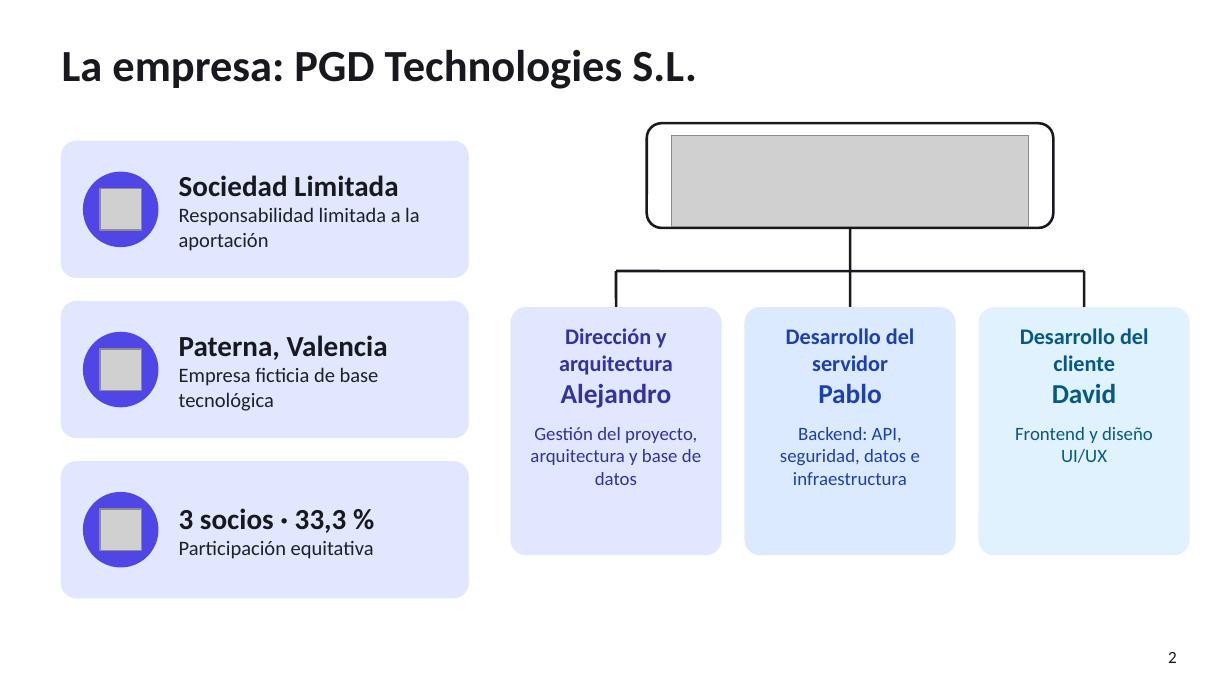
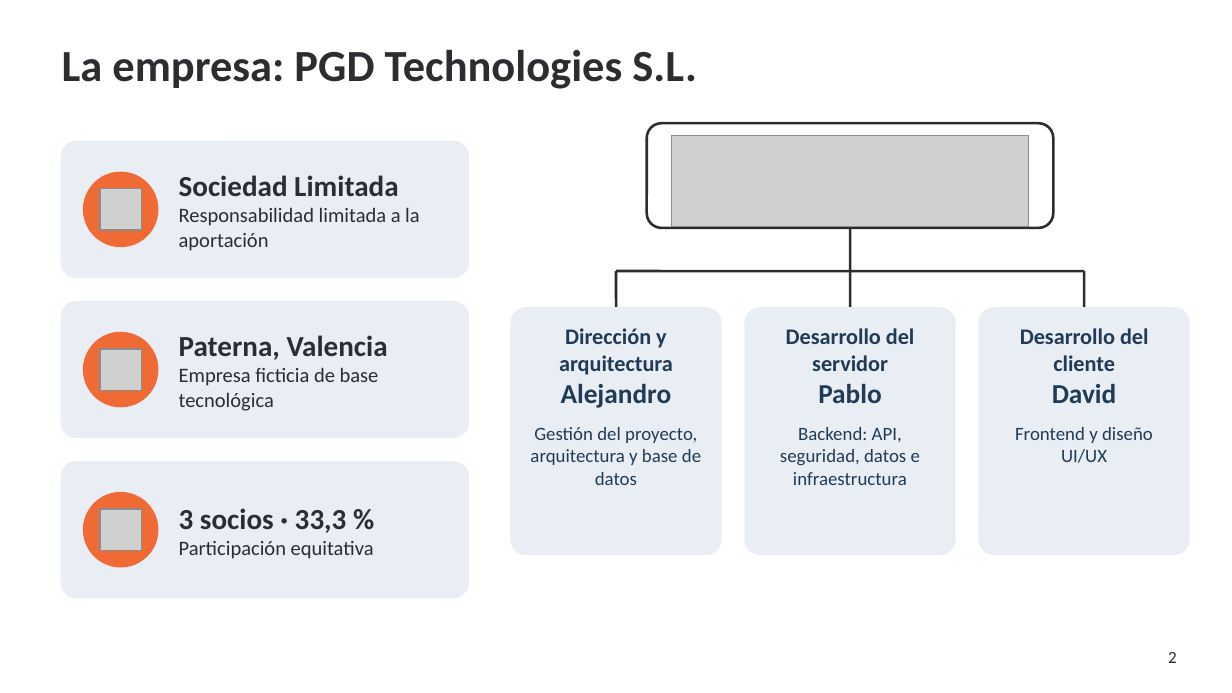
Before and after one commit to pablopedron/SABITECH, a slide deck: slide 2 of documents/Presentacion/07_2_DAW_Intermodular_1Evaluacion_SABITECH_WEB_Presentacion.pptx. Drawn at 1232x693 pixels with LibreOffice and Linux fonts; fonts in the diff are those of the drawing; grey boxes stand for pictures; background and template pictures are left out. Boxes give left, top, right and bottom in pixels: in the first picture for what was removed or moved away, otherwise in the second. Text is boxed around its words. In the diff, an @@ line names an element or a change of style, - is before the commit and + after.

```diff
--- a/documents/Presentacion/07_2_DAW_Intermodular_1Evaluacion_SABITECH_WEB_Presentacion.pptx
+++ b/documents/Presentacion/07_2_DAW_Intermodular_1Evaluacion_SABITECH_WEB_Presentacion.pptx
@@ title "La empresa: PGD Technologies S.L." at (x1=62, y1=49, x2=697, y2=89): text colour #17191F to #2B2D31 @@
@@ rounded rectangle at (x1=647, y1=123, x2=1053, y2=228): outline #17191F 1.5 pt to #2B2D31 1.5 pt @@
@@ text "Sociedad Limitada" at (x1=179, y1=175, x2=420, y2=251): text colour #17191F to #2B2D31 in "Sociedad Limitada"; text colour #1E2128 to #2B2D31 in "Responsabilidad limitada a la aportación" @@
@@ line (850, 228) - (850, 271): stroke #17191F 1.5 pt to #2B2D31 1.5 pt @@
@@ line (616, 271) - (1084, 271): stroke #17191F 1.5 pt to #2B2D31 1.5 pt @@
@@ line (616, 271) - (616, 308): stroke #17191F 1.5 pt to #2B2D31 1.5 pt @@
@@ line (850, 271) - (850, 308): stroke #17191F 1.5 pt to #2B2D31 1.5 pt @@
@@ line (1084, 271) - (1084, 308): stroke #17191F 1.5 pt to #2B2D31 1.5 pt @@
@@ text "Paterna, Valencia" at (x1=179, y1=335, x2=388, y2=411): text colour #17191F to #2B2D31 in "Paterna, Valencia"; text colour #1E2128 to #2B2D31 in "Empresa ficticia de base tecnológica" @@
@@ fill #E0E7FF to #E9EEF4; outline #E0E7FF 1 pt to #E9EEF4 1 pt in 4 elements at (x1=62, y1=142, x2=468, y2=277), (x1=62, y1=302, x2=468, y2=437), (x1=62, y1=462, x2=468, y2=598), (x1=511, y1=308, x2=721, y2=554) @@
@@ text "Dirección y arquitectura" at (x1=530, y1=328, x2=701, y2=485): text colour #3730A3 to #1F3B57 @@
@@ rounded rectangle at (x1=745, y1=308, x2=955, y2=554): fill #DBEAFE to #E9EEF4; outline #DBEAFE 1 pt to #E9EEF4 1 pt @@
@@ text "Desarrollo del servidor" at (x1=780, y1=328, x2=920, y2=485): text colour #1E40AF to #1F3B57 @@
@@ rounded rectangle at (x1=979, y1=308, x2=1189, y2=554): fill #E0F2FE to #E9EEF4; outline #E0F2FE 1 pt to #E9EEF4 1 pt @@
@@ text "Desarrollo del cliente" at (x1=1015, y1=328, x2=1153, y2=463): text colour #075985 to #1F3B57 @@
@@ text "3 socios · 33,3 %" at (x1=179, y1=508, x2=374, y2=559): text colour #17191F to #2B2D31 in "3 socios · 33,3 %"; text colour #1E2128 to #2B2D31 in "Participación equitativa" @@
@@ fill #4F46E5 to #EF6A35; outline #4F46E5 1 pt to #EF6A35 1 pt in 3 elements at (x1=84, y1=172, x2=158, y2=246), (x1=84, y1=333, x2=158, y2=407), (x1=84, y1=493, x2=158, y2=567) @@
@@ page number at (x1=1168, y1=652, x2=1177, y2=663): text colour #17191F to #2B2D31 @@
```
Also in this commit, not shown: 14 other slides changed.
